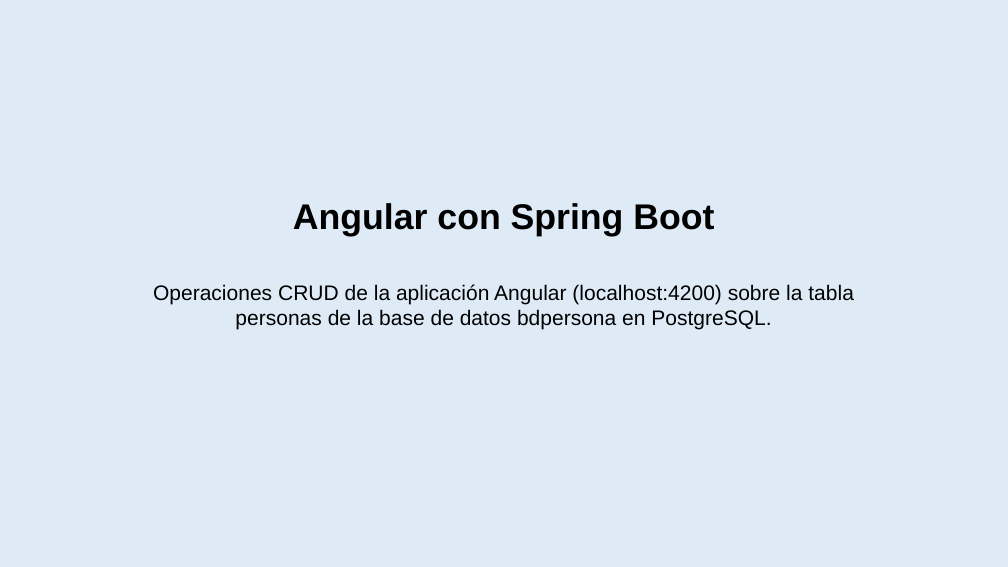
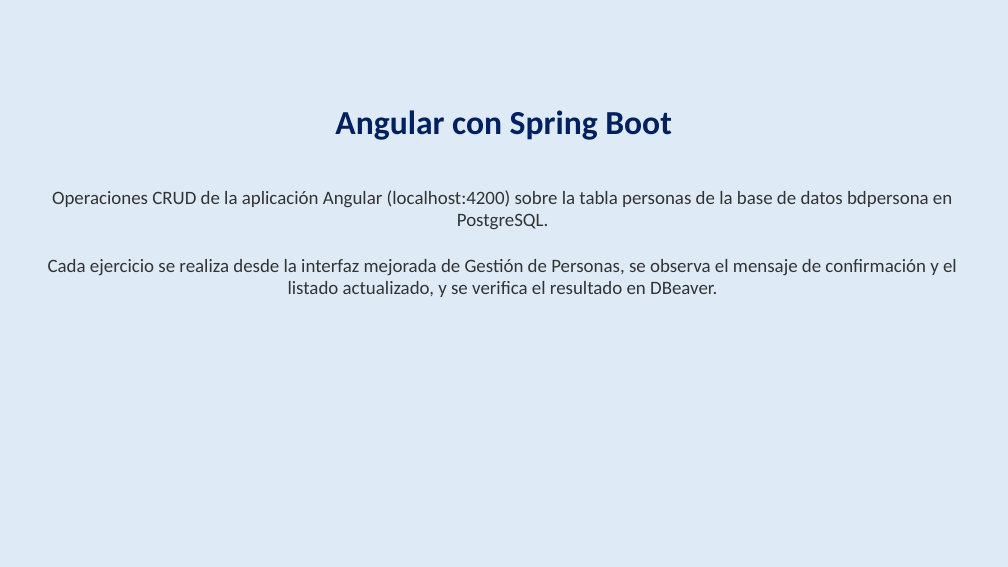
Before and after one commit to alondraS128/TBD_Tema-4, a slide deck: slide 4 of Actividad 4.3 Banco de ejercicios_AlondraSantis_TBD_5ISCM.pptx. Drawn at 1008x567 pixels with LibreOffice and Linux fonts; fonts in the diff are those of the drawing. Boxes give left, top, right and bottom in pixels: in the first picture for what was removed or moved away, otherwise in the second. Text is boxed around its words. In the diff, an @@ line names an element or a change of style, - is before the commit and + after.

```diff
--- a/Actividad 4.3 Banco de ejercicios_AlondraSantis_TBD_5ISCM.pptx
+++ b/Actividad 4.3 Banco de ejercicios_AlondraSantis_TBD_5ISCM.pptx
@@ text "Angular con Spring Boot" moved from (x1=293, y1=203, x2=714, y2=236) to (x1=335, y1=110, x2=672, y2=140) @@
@@ text "Angular con Spring Boot" at (x1=335, y1=110, x2=672, y2=140): size 34 to 32 pt, font Arial to Calibri, text colour #000000 to #002060 @@
@@ text "Operaciones CRUD de la aplicación ..." moved from (x1=153, y1=284, x2=854, y2=330) to (x1=48, y1=190, x2=957, y2=297) @@
@@ text "Operaciones CRUD de la aplicación ..." at (x1=48, y1=190, x2=957, y2=297): vertical alignment top to middle @@
@@ text at (x1=52, y1=190, x2=952, y2=229): size 20 to 18 pt, font Arial to Calibri, text colour #000000 to #333333 in "Operaciones CRUD de la aplicación Angular (localhost:4200) ..." @@
@@ text at (x1=48, y1=259, x2=957, y2=297): paragraph added @@
+Cada ejercicio se realiza desde la interfaz mejorada de Gestión de Personas, se observa el mensaje de confirmación y el listado actualizado, y se verifica el resultado en DBeaver.
```
Also in this commit, not shown: 13 other slides changed, 8 slides added, 4 slides removed, 19 other files.
